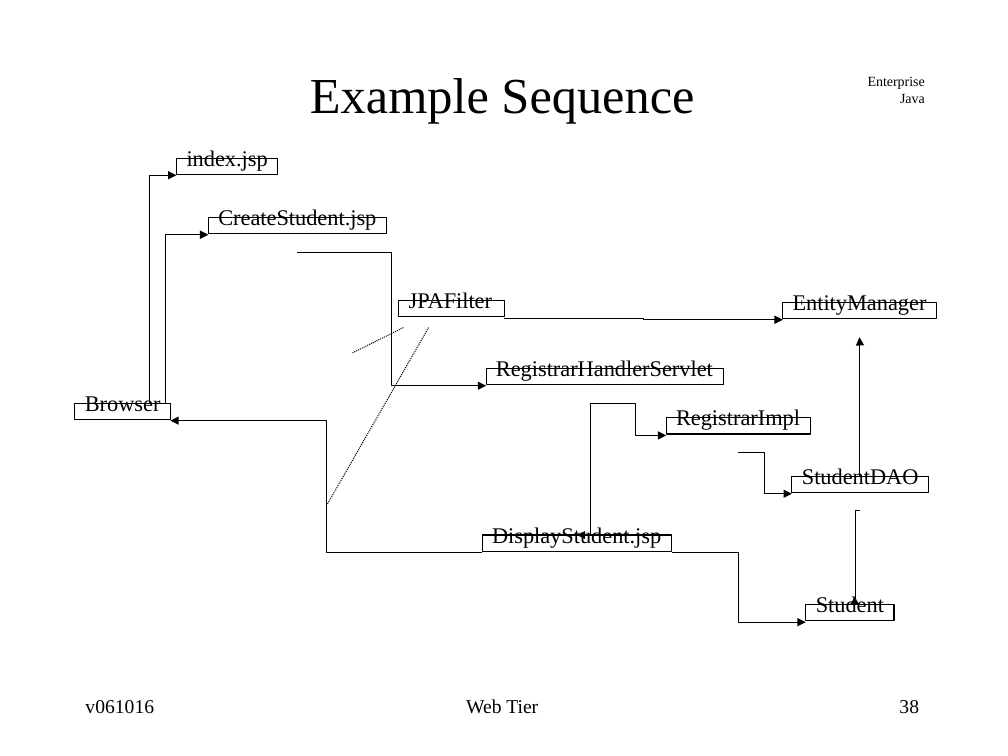
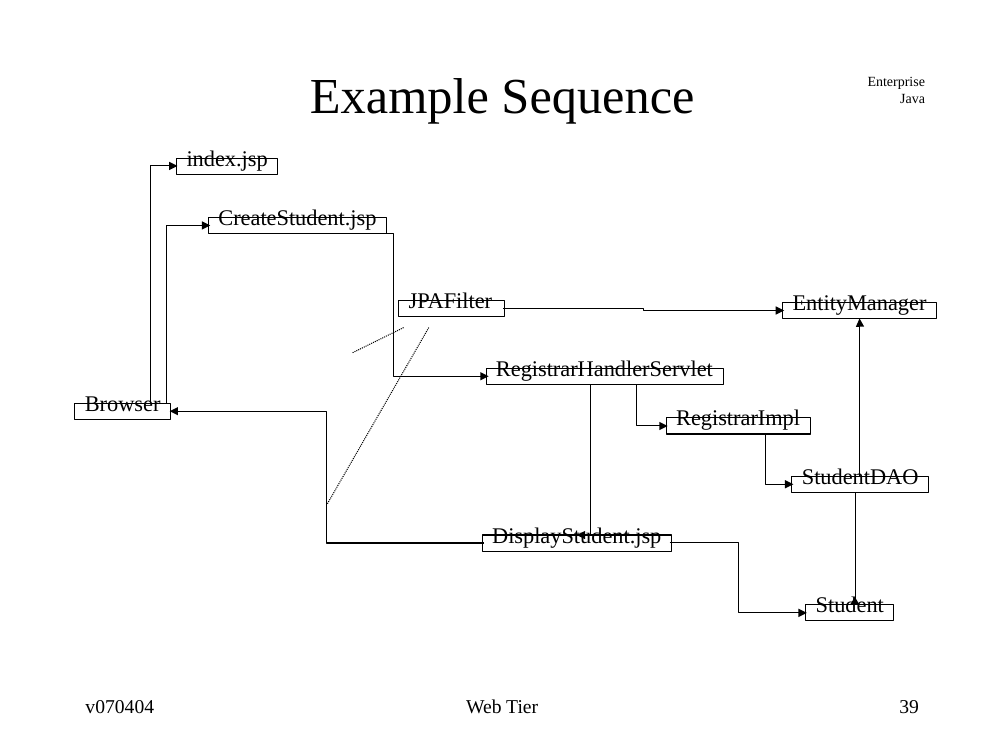
Before and after one commit to jcstaff/ejava-javaee, a slide deck: slide 39 of webtier/src/site/resources/lectures/webTier.ppt (slide 38 before the commit). Drawn at 1008x756 pixels with LibreOffice and Linux fonts; fonts in the diff are those of the drawing. Boxes give left, top, right and bottom in pixels: in the first picture for what was removed or moved away, otherwise in the second. Text is boxed around its words. In the diff, an @@ line names an element or a change of style, - is before the commit and + after.

```diff
--- a/webtier/src/site/resources/lectures/webTier.ppt
+++ b/webtier/src/site/resources/lectures/webTier.ppt
@@ elbow arrow moved from (123, 403) - (176, 175) to (123, 403) - (177, 166) @@
@@ elbow arrow moved from (123, 403) - (209, 235) to (123, 403) - (211, 226) @@
@@ elbow arrow moved from (297, 252) - (486, 386) to (297, 234) - (489, 376) @@
@@ elbow arrow moved from (860, 476) - (860, 337) to (860, 476) - (860, 319) @@
@@ elbow arrow moved from (605, 403) - (577, 535) to (605, 384) - (577, 535) @@
@@ elbow arrow moved from (605, 403) - (666, 435) to (605, 384) - (667, 426) @@
@@ elbow arrow moved from (738, 453) - (792, 494) to (738, 434) - (793, 484) @@
@@ elbow arrow moved from (860, 511) - (850, 605) to (860, 492) - (850, 605) @@
@@ 3 elbow arrows: place and size @@
-3 elbow arrows at (170, 319, 805, 622)
+3 elbow arrows at (169, 308, 806, 613)
@@ text at (85, 700, 154, 714): text changed @@
-v061016
+v070404
@@ page number at (899, 700, 919, 714): text changed @@
-38
+39
```
Also in this commit, not shown: 48 other slides changed, 2 slides added, 1 slide removed, 14 other files.
